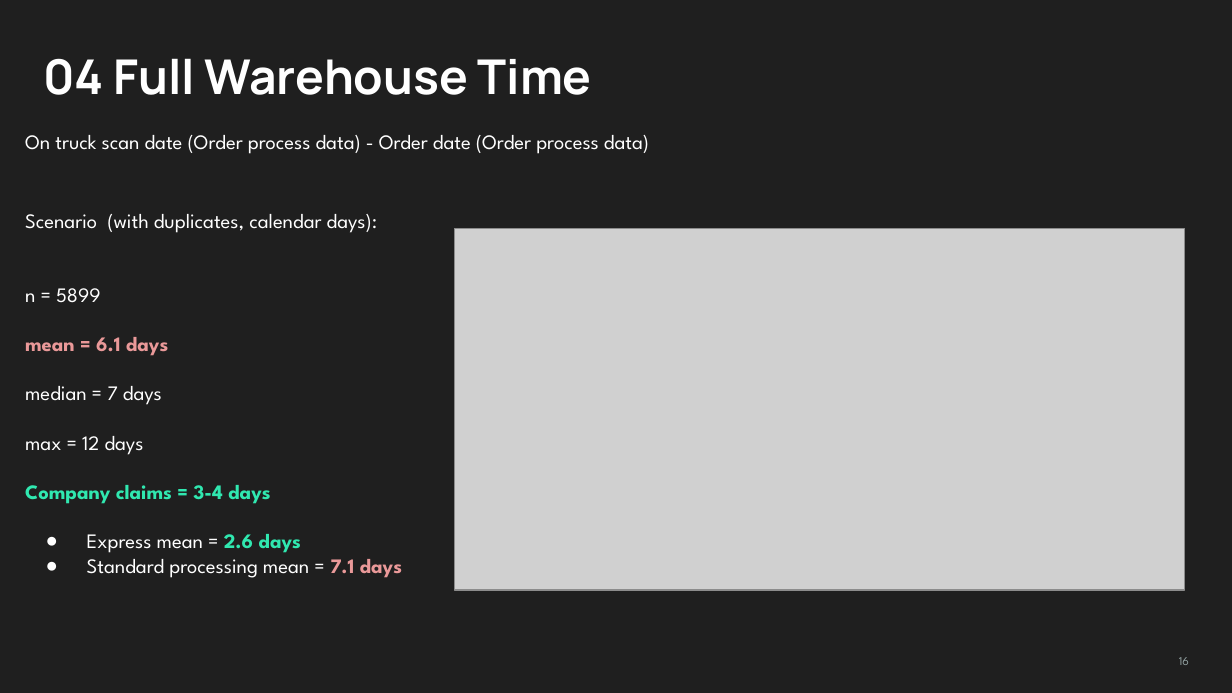
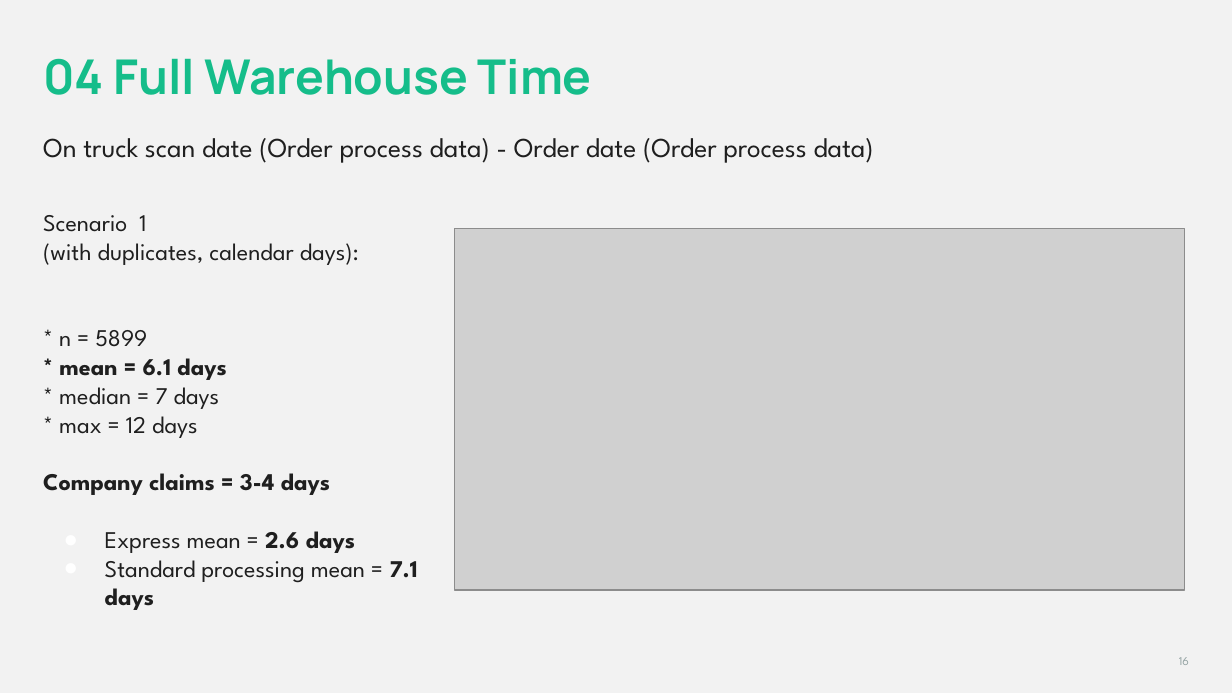
Before and after one commit to skibodaria/muesli-project, a slide deck: slide 16 of presentation/Muesli Delivery EDA.pptx. Drawn at 1232x693 pixels with LibreOffice and Linux fonts; fonts in the diff are those of the drawing; grey boxes stand for pictures. Boxes give left, top, right and bottom in pixels: in the first picture for what was removed or moved away, otherwise in the second. Text is boxed around its words. In the diff, an @@ line names an element or a change of style, - is before the commit and + after.

Commit message:
adding presentation in a new format

```diff
--- a/presentation/Muesli Delivery EDA.pptx
+++ b/presentation/Muesli Delivery EDA.pptx
@@ background #1F1F1F to #F2F2F2 @@
@@ title "04 Full Warehouse Time" at [43, 58, 592, 95]: text colour #FFFFFF to #15BD8A @@
@@ text "On truck scan date (Order ...": place and size @@
-text "On truck scan date (Order ..." at [25, 135, 649, 154]
+text "On truck scan date (Order ..." at [43, 138, 874, 163]
@@ text "On truck scan date (Order ..." at [43, 138, 874, 163]: size 12 to 16 pt, text colour #FFFFFF to #1F1F1F @@
@@ text "Scenario 1": place and size @@
-text "Scenario 1" at [25, 214, 402, 578]
+text "Scenario 1" at [43, 215, 418, 610]
@@ text at [43, 215, 359, 438]: text changed; size 12 to 14 pt; text colour #FFFFFF to #1F1F1F @@
-Scenario (with duplicates, calendar days):
-n = 5899
-mean = 6.1 days
-median = 7 days
-max = 12 days
+Scenario 1
+(with duplicates, calendar days):
+* n = 5899
+* mean = 6.1 days
+* median = 7 days
+* max = 12 days
@@ text at [43, 473, 418, 610]: size 12 to 14 pt in "Company claims = 3-4 days", "Express mean = 2.6 days", "Standard processing mean = 7.1 days"; text colour #30E8B0 to #1F1F1F in "Company claims = 3-4 days", "2.6 days"; text colour #FFFFFF to #1F1F1F in "Express mean =", "Standard processing mean ="; text colour #EA9999 to #1F1F1F in "7.1 days" @@
```
Also in this commit, not shown: 24 other slides changed, 1 other file.
